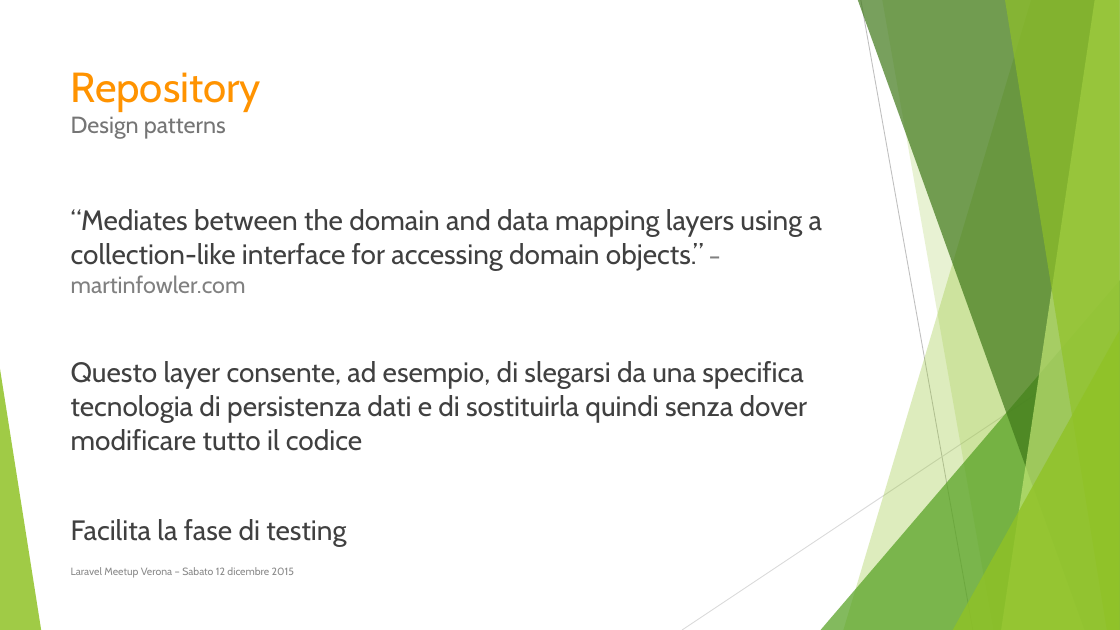
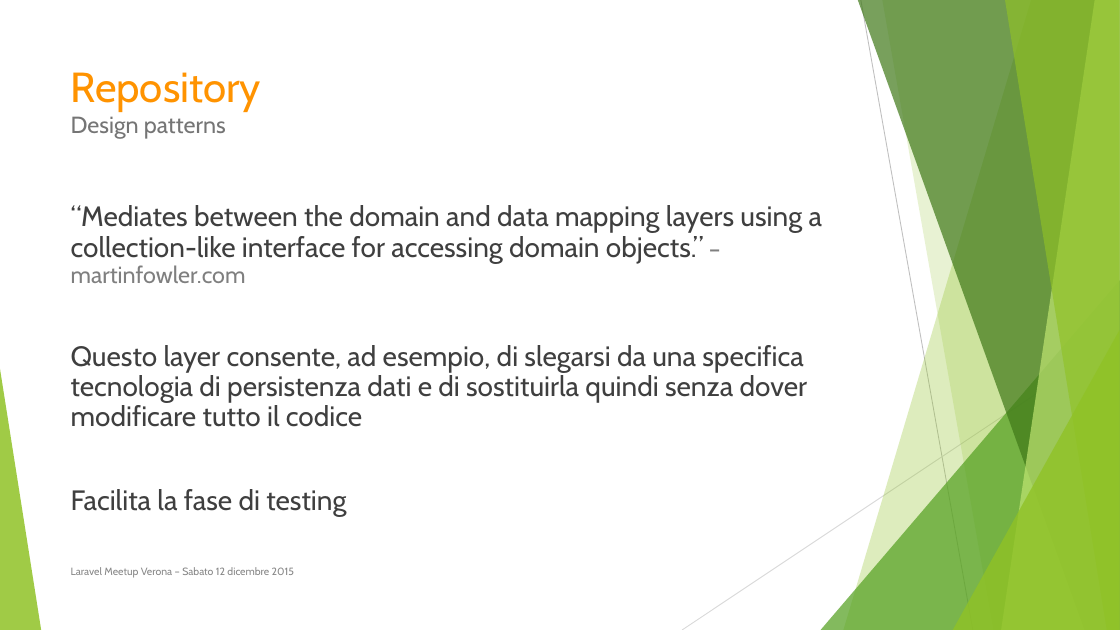
Before and after one commit to laravel-verona/annotations, a slide deck: slide 4 of 2015-12-12/materiale/2° Laravel Meetup Verona.pptx. Drawn at 1120x630 pixels with LibreOffice and Linux fonts; fonts in the diff are those of the drawing. Boxes give left, top, right and bottom in pixels: in the first picture for what was removed or moved away, otherwise in the second. Text is boxed around its words. In the diff, an @@ line names an element or a change of style, - is before the commit and + after.

```diff
--- a/2015-12-12/materiale/2° Laravel Meetup Verona.pptx
+++ b/2015-12-12/materiale/2° Laravel Meetup Verona.pptx
@@ text "“Mediates between the domain and ..." at bbox=[71, 205, 822, 516]: text colour #404040 to #3F3F3F; text colour #808080 to #7F7F7F in "– martinfowler.com"; line spacing 1 to 0.9; less space between paragraphs @@
@@ line (1120, 339) - (682, 630): stroke #D9D9D9 0.75 pt to #D8D8D8 0.75 pt @@
```
Also in this commit, not shown: 7 other slides changed, 1 other file.
